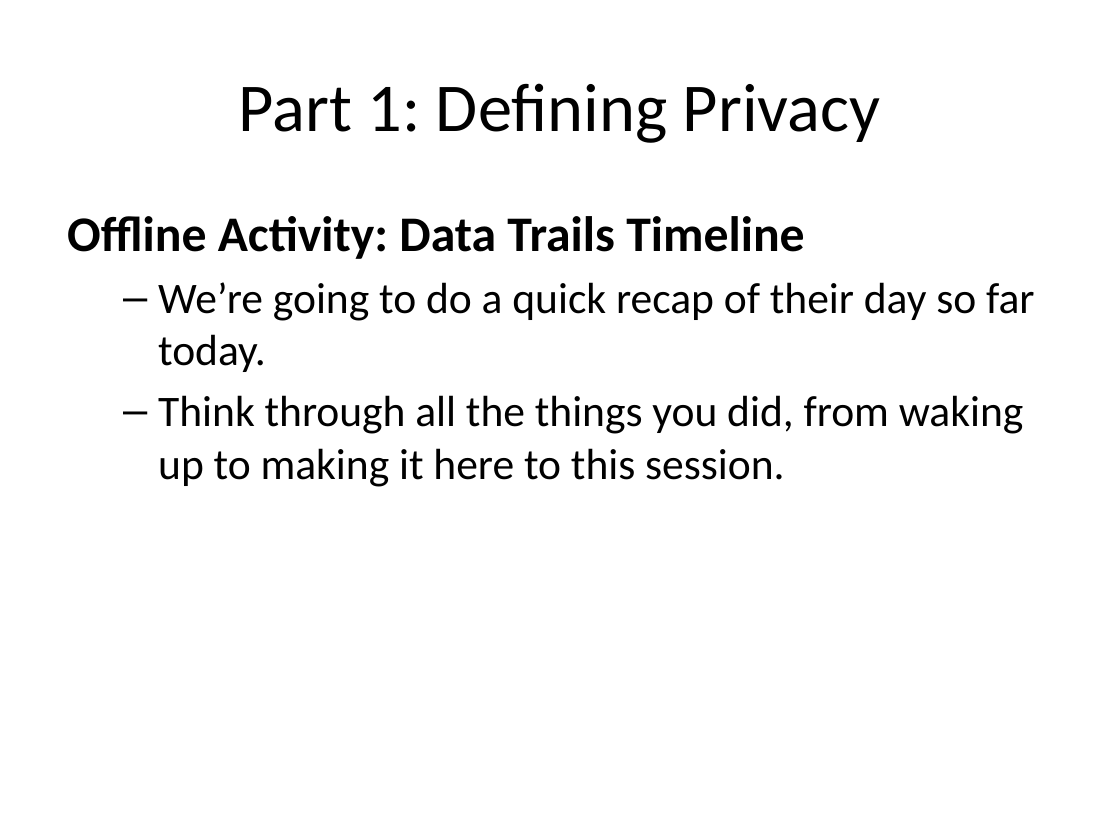
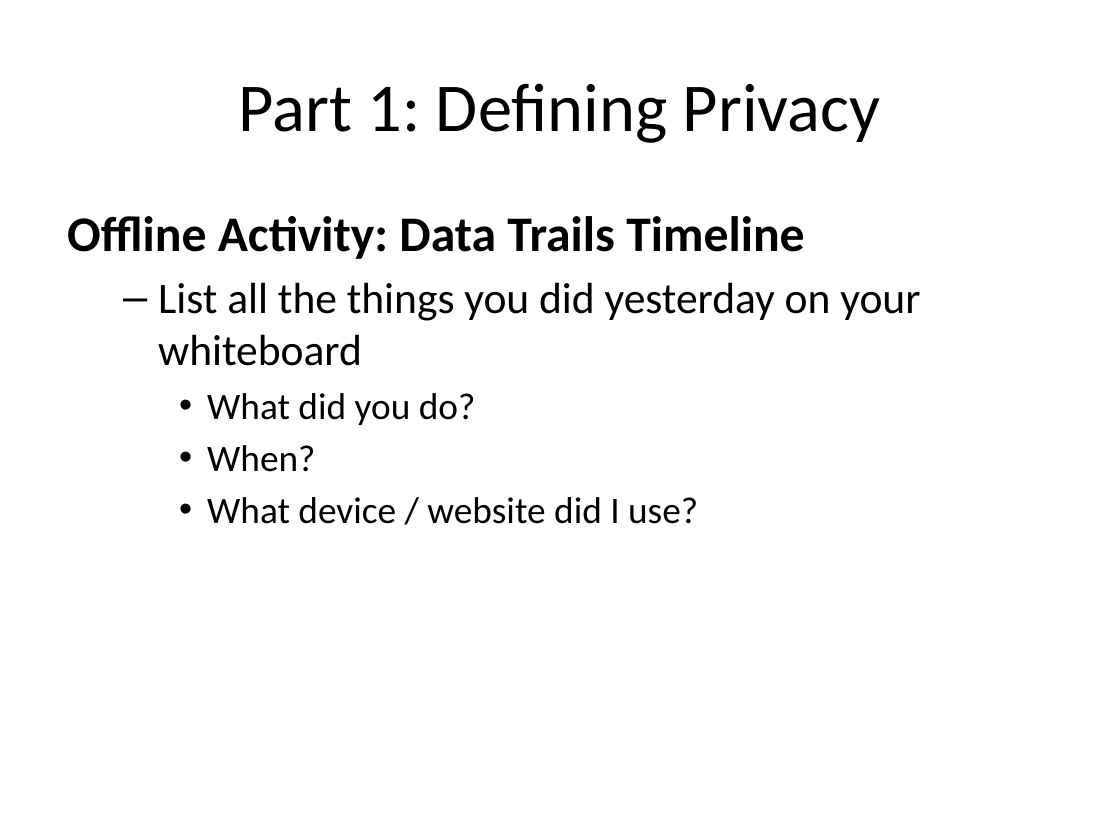
Before and after one commit to mr-eggleton/web-lit-core, a slide deck: slide 5 of powerpoints/11-safety-first.pptx. Drawn at 1120x840 pixels with LibreOffice and Linux fonts; fonts in the diff are those of the drawing. Boxes give left, top, right and bottom in pixels: in the first picture for what was removed or moved away, otherwise in the second. Text is boxed around its words. In the diff, an @@ line names an element or a change of style, - is before the commit and + after.

```diff
--- a/powerpoints/11-safety-first.pptx
+++ b/powerpoints/11-safety-first.pptx
@@ text at (x1=158, y1=282, x2=920, y2=524): text changed @@
-  – We’re going to do a quick recap of their day so far today.
-  – Think through all the things you did, from waking up to making it here to this session.
+  – List all the things you did yesterday on your whiteboard
+    • What did you do?
+    • When?
+    • What device / website did I use?
```
Also in this commit, not shown: 3 other files.
